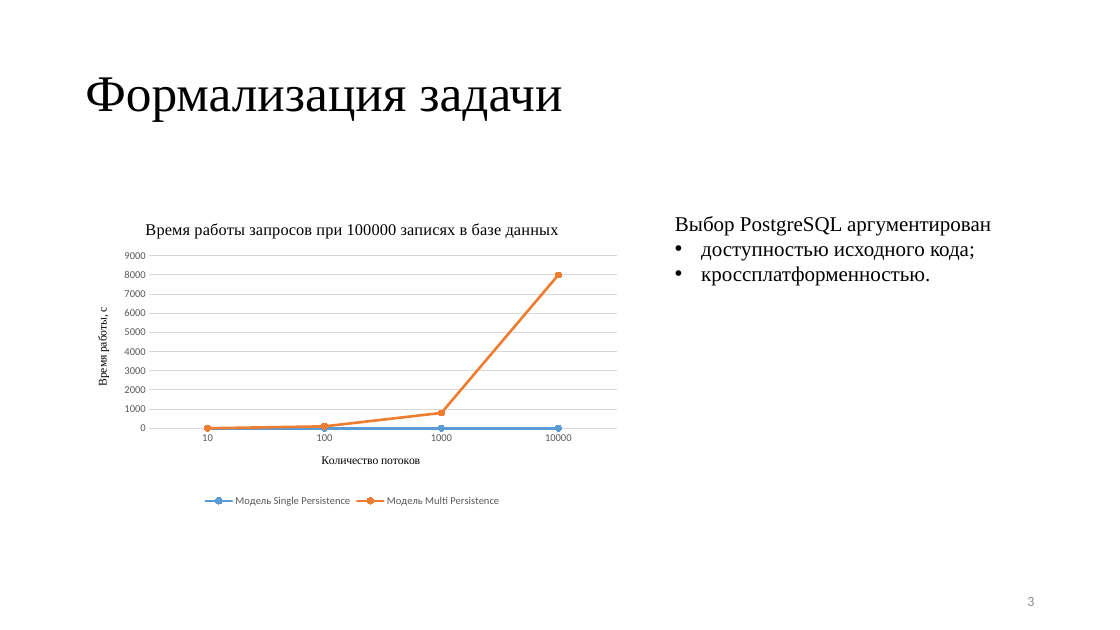
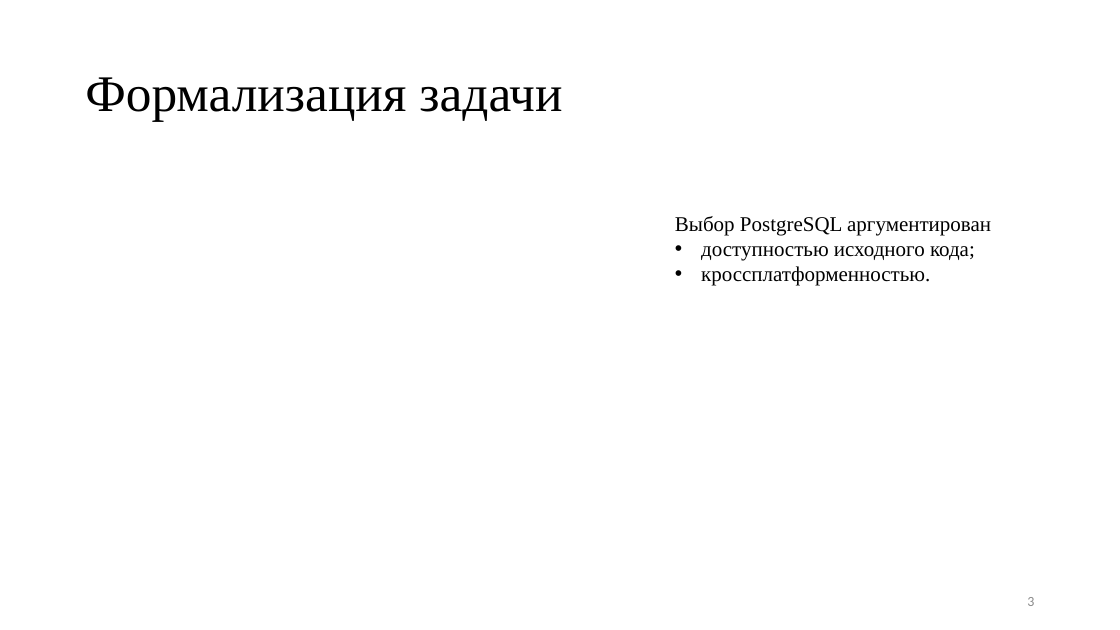
Before and after one commit to platosha-git/Diplom-theory, a slide deck: slide 3 of Презентация.pptx. Drawn at 1120x630 pixels with LibreOffice and Linux fonts; fonts in the diff are those of the drawing. Boxes give left, top, right and bottom in pixels: in the first picture for what was removed or moved away, otherwise in the second. Text is boxed around its words. In the diff, an @@ line names an element or a change of style, - is before the commit and + after.

```diff
--- a/Презентация.pptx
+++ b/Презентация.pptx
@@ line chart removed at [77, 207, 628, 511] @@
-title "Время работы запросов при 100000 записях в базе данных "
-categories: 10, 100, 1000, 10000
-Модель Single Persistence: 0, 0, 0, 0
-Модель Multi Persistence: 0, 100, 800, 8000
```
Also in this commit, not shown: 1 other slide changed, 7 other files.
